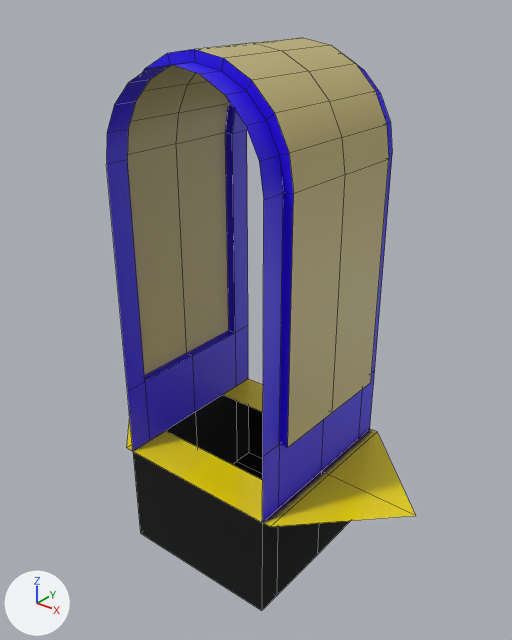
The FBX model Assets/Prefabs/Miles/V1/Straights/StraightV5Spikes.fbx as it was, and as the next commit left it.
The view is the same before and after, from a 50 mm lens placed at (2.49, 11.91, 2.81), pointed at (0.02, 15.0, 0.9). Arrows for +X, +Y and +Z are at lower left; the lights stay in place. The first picture is the older version. Mesh edges are drawn as thin lines.

In view in the first picture: 'StraightV5Spikes'.
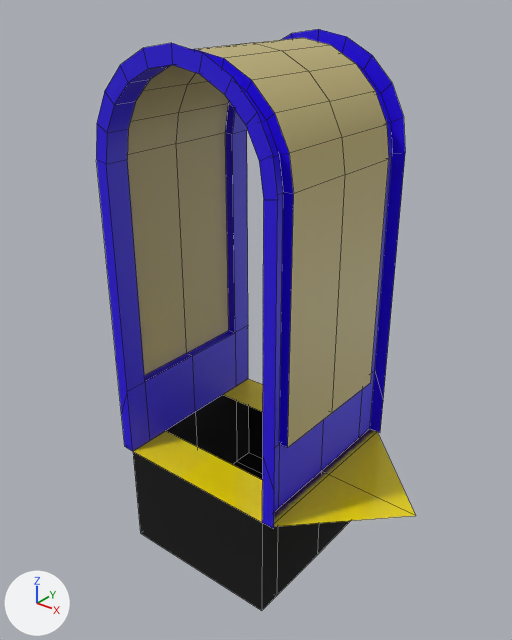
What differs and where, as boxes [x1, y1, x2, y2] in the pictures (512 x 640 px):
'StraightV5Spikes', reshaped: before [107, 38, 416, 611]; after [96, 29, 416, 611]
part 1 of me_plane_013, added: after [96, 29, 405, 529]

Edits to the bpy script that builds the scene:
```text
Change me_plane_013:
    used by ob_straightv5spikes; location = (0.0, 15.0, 0.0)
    remove me_plane_013.from_pydata(...)  # 129 vertices, 108 faces; spans x -1.2..1.2, y -0.6..0.6, z -0.7..2.5
    add me_plane_013.from_pydata(...)  # 159 vertices, 136 faces; spans x -1.2..1.2, y -0.6..0.6, z -0.7..2.54
    me_plane_013 part 1
    30 vertices are added at x -0.62..0.62, y -0.6..0.6, z 0.0..2.54
    28 new faces join them, mat_accent (blue #2800e7)
```
